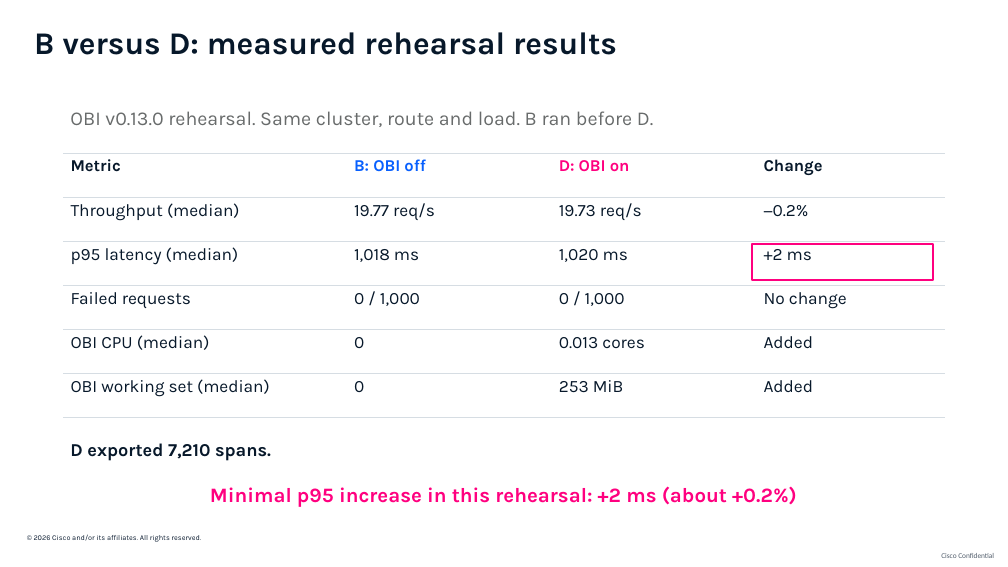
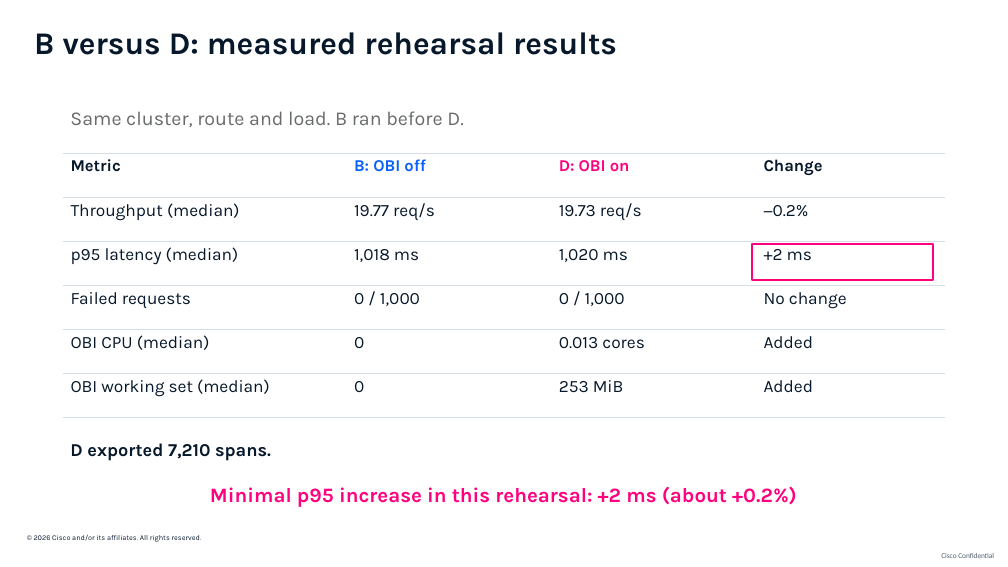
Before and after one commit to ajimenez1503/cilium-obi-demo, a slide deck: slide 27 of slides/cilium-obi-session-deck-latest.pptx. Drawn at 1008x567 pixels with LibreOffice and Linux fonts; fonts in the diff are those of the drawing; background and template pictures are left out. Boxes give left, top, right and bottom in pixels: in the first picture for what was removed or moved away, otherwise in the second. Text is boxed around its words. In the diff, an @@ line names an element or a change of style, - is before the commit and + after.

```diff
--- a/slides/cilium-obi-session-deck-latest.pptx
+++ b/slides/cilium-obi-session-deck-latest.pptx
@@ text at (70, 111, 463, 127): text changed @@
-OBI v0.13.0 rehearsal. Same cluster, route and load. B ran before D.
+Same cluster, route and load. B ran before D.
```
Also in this commit, not shown: 10 other slides changed.
